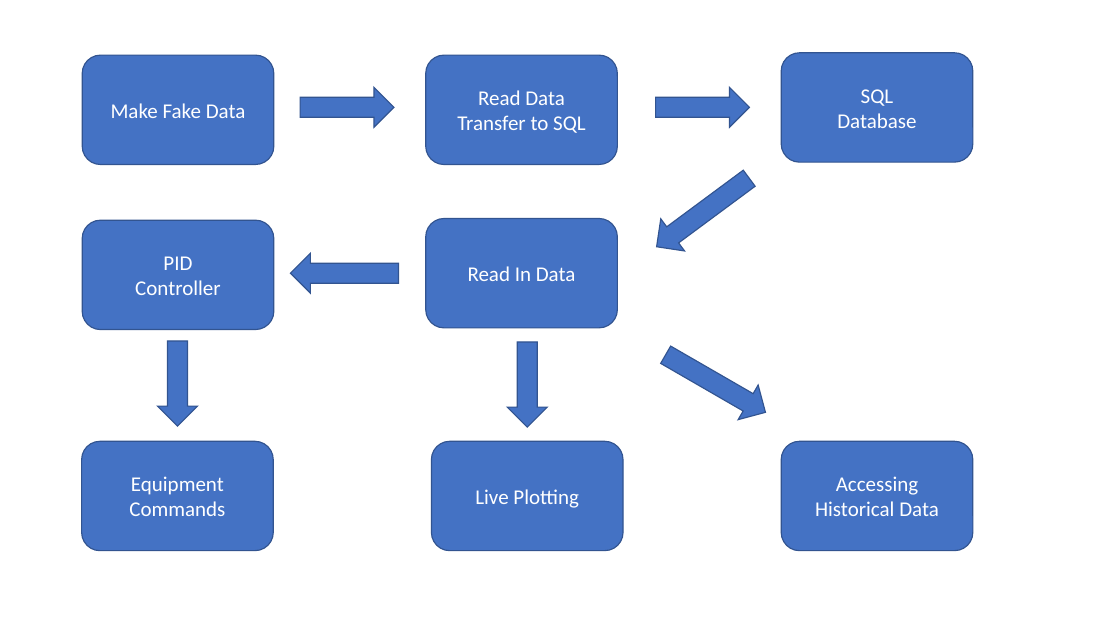
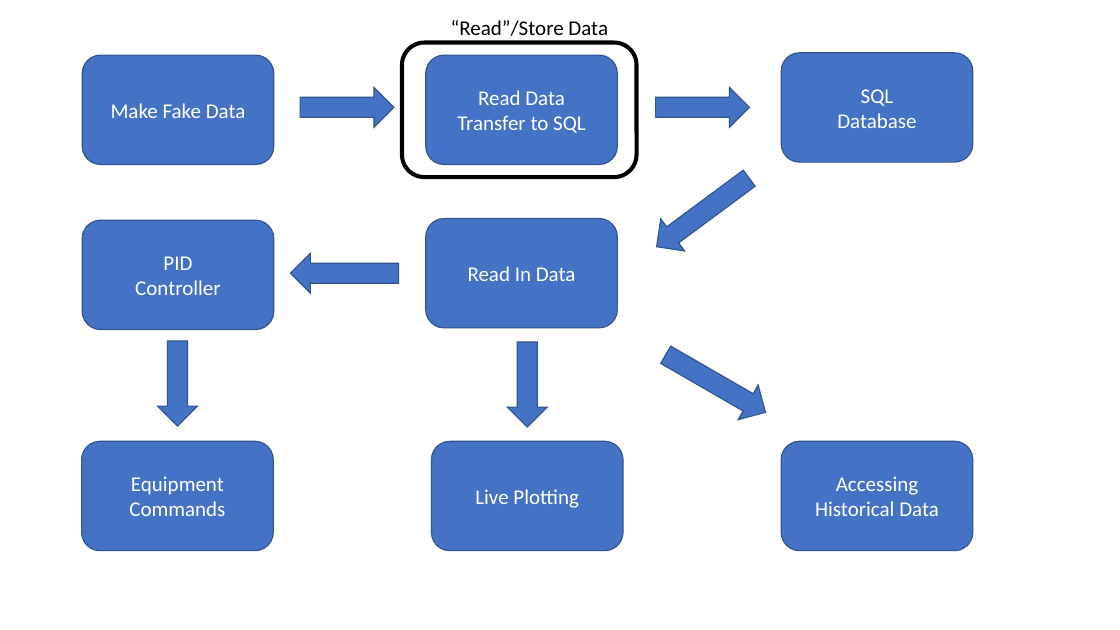
Before and after one commit to snowguy37/AUTOmato, a slide deck: slide 2 of Outline.pptx (slide 1 before the commit). Drawn at 1120x630 pixels with LibreOffice and Linux fonts; fonts in the diff are those of the drawing. Boxes give left, top, right and bottom in pixels: in the first picture for what was removed or moved away, otherwise in the second. Text is boxed around its words. In the diff, an @@ line names an element or a change of style, - is before the commit and + after.

```diff
--- a/Outline.pptx
+++ b/Outline.pptx
@@ text added at [451,20,608,42], 18 pt, text #000000 @@
+“Read”/Store Data
@@ rounded rectangle added at [402,43,637,177], outline #000000 3.5 pt @@
```
Also in this commit, not shown: 1 slide added, 2 other files.
